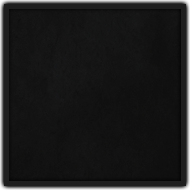
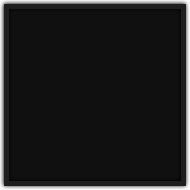
Layer changes from the first (190, 190) image to the second:
added group "Gruppe 1" with 2 layers above "Decompressed Image" over [9, 9, 180, 180]
moved "Rechteck 1" into group "Gruppe 1" over [9, 9, 180, 180]
removed layer "Ebene 1" over [9, 9, 180, 180]
moved "Rechteck 1 Kopie" into group "Gruppe 1" over [9, 9, 180, 180]
hid "Decompressed Image" over [0, 0, 190, 190]
